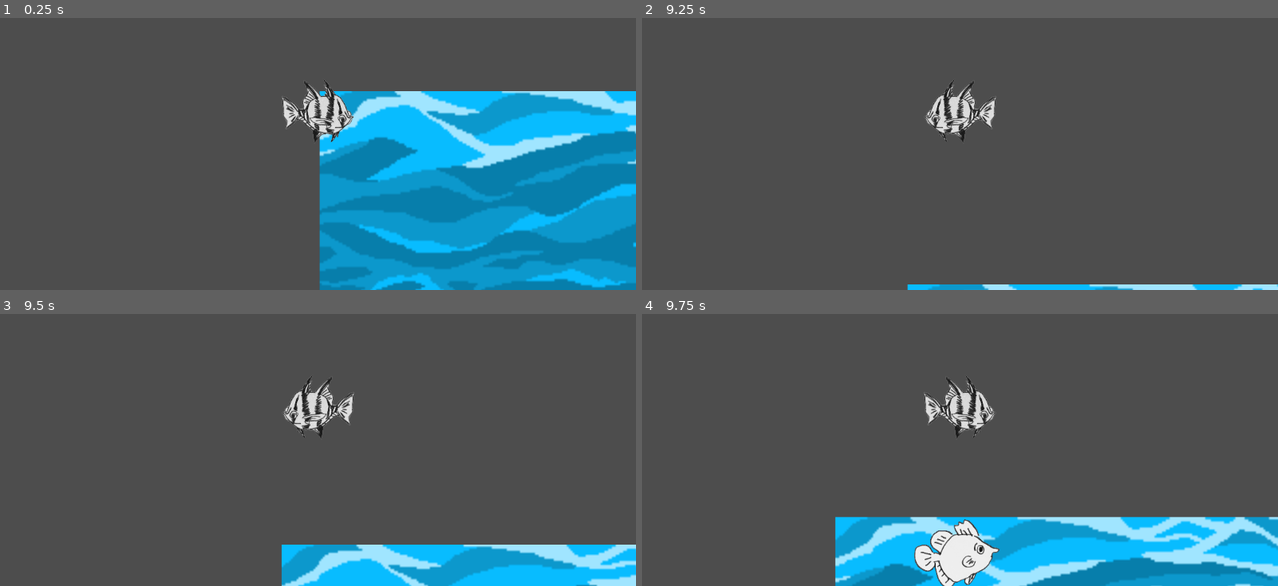
Above: before the commit, frames 1-4 (two rows, left to right).
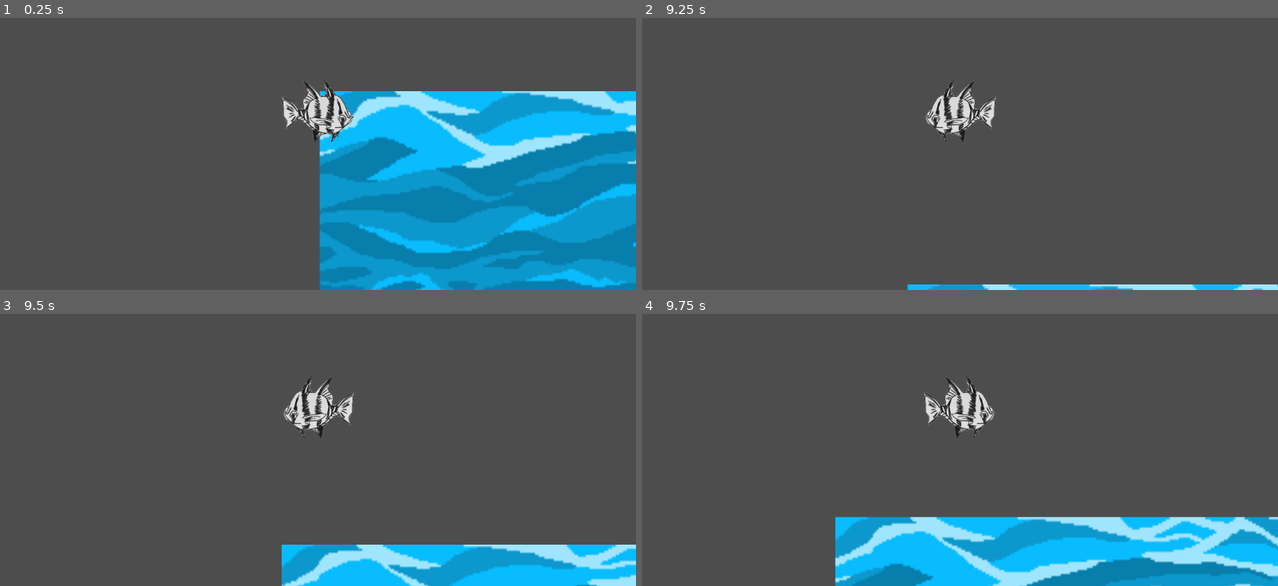
Above: after the commit, the same moments.

Repository: cpbarrett9/fish-game
Game: Godot game, scene res://Scenes/Levels/main.tscn
The game is run twice, just before and just after one commit, with the same random seed, the same clock (stepped at 60 frames per second) and the same inputs.
Inputs (mouse positions are in pixels of both pictures, inside the frame that each line leads up to):
- Up to frame 1 (0.25 s): no input
- Up to frame 2 (9.25 s): tap Enter at 0.5 s; move the mouse to (1099, 94) at 0.52 s; move the mouse to (832, 129) at 1.27 s; move the mouse to (1023, 31) at 2.02 s; move the mouse to (928, 183) at 2.77 s; move the mouse to (1150, 164) at 3.52 s; move the mouse to (769, 58) at 4.27 s; move the mouse to (991, 110) at 5.02 s; move the mouse to (864, 23) at 5.77 s; move the mouse to (1099, 94) at 6.52 s; move the mouse to (832, 129) at 7.27 s; move the mouse to (1023, 31) at 8.02 s; tap Space at 8.75 s; move the mouse to (928, 183) at 8.77 s
- Up to frame 3 (9.5 s): no input
- Up to frame 4 (9.75 s): move the mouse to (1150, 460) at 9.52 s

Frames 1-3 are identical in both runs. In frame 4, 1.9% of the frame differs, in the area x 42-57%, y 75-100%.

Commit message:
Created parameters for setting co-ordinates ranges that NPC fish can spawn

Diff:
--- a/Scripts/spawner.gd
+++ b/Scripts/spawner.gd
@@ -1,5 +1,9 @@
 extends Node2D
 
+@export var xMin: int = 0
+@export var xMax: int = 3000
+@export var yMin: int = 0
+@export var yMax: int = 2000
 @onready var fish_scene = preload("res://Scenes/Objects/npc_fish.tscn")
 
 # Called when the node enters the scene tree for the first time.
@@ -12,6 +16,9 @@
 
 func spawn_fish(seconds: float) -> void:
 	await get_tree().create_timer(seconds).timeout
+	var spawnSide: int = randi_range(1, 2)
+	#match spawnSide:
+		#1:
 	print("Spawned a fish")
 	var fish_instance = fish_scene.instantiate()  # Create a new copy of Fish.tscn
 	fish_instance.position = Vector2(randf_range(1, 1100), randf_range(1, 600))     # Set its position in world space
